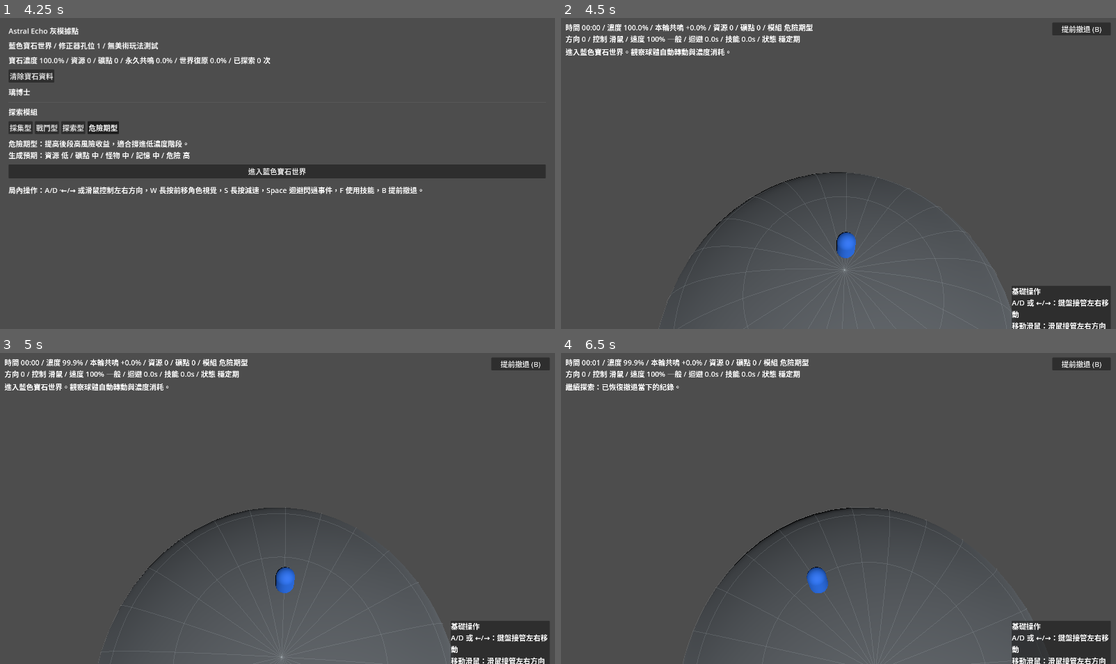
Above: before the commit, frames 1-4 (two rows, left to right).
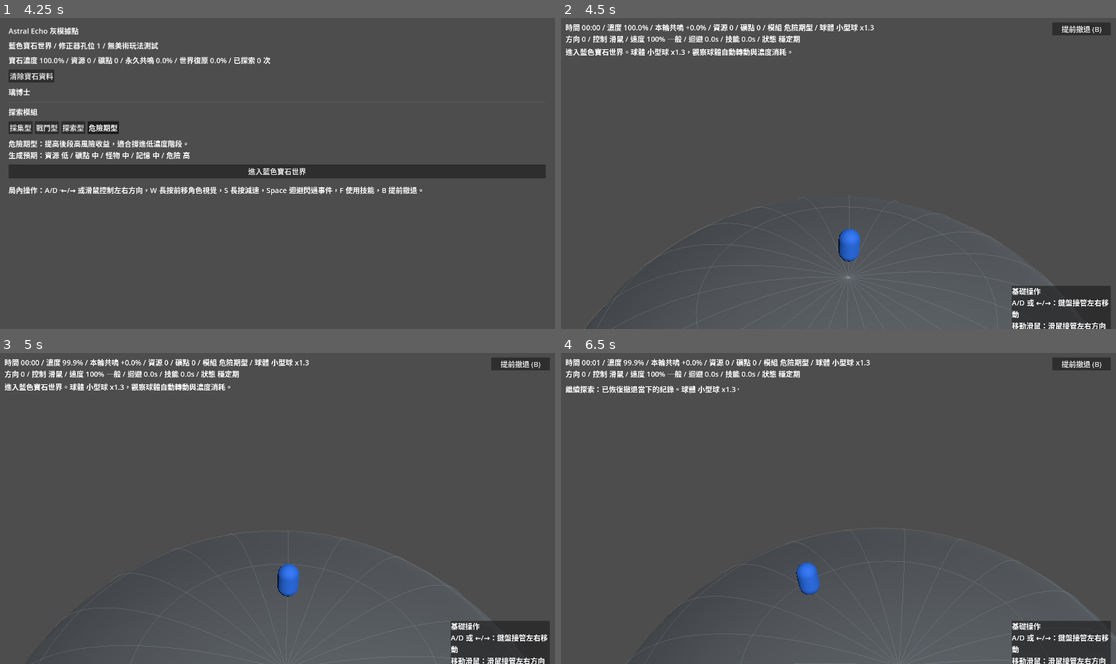
Above: after the commit, the same moments.

Repository: ttww14700-tech/GodotProject-AstralEcho
Game: Godot game, scene res://scenes/Main.tscn
The game is run twice, just before and just after one commit, with the same random seed, the same clock (stepped at 60 frames per second) and the same inputs.
Inputs:
- Up to frame 1 (4.25 s): click "清除寶石資料" at 0.5 s; click "採集型" at 1.25 s; click "戰鬥型" at 2 s; click "探索型" at 2.75 s; click "危險期型" at 3.5 s
- Up to frame 2 (4.5 s): click "進入藍色寶石世界" at 4.25 s
- Up to frame 3 (5 s): no input
- Up to frame 4 (6.5 s): click "提前撤退 (B)" at 5 s; click "繼續探索" at 5.75 s

Frame 1 is identical in both runs. In frame 2, 1.3% of the frame differs, in the area x 7-89%, y 1-98%; in frame 3, 1.2%; in frame 4, 1.6%, in the area x 0-100%, y 1-100%.

Commit message:
Add variable planet size rules

Diff:
--- a/scenes/RunWorld.tscn
+++ b/scenes/RunWorld.tscn
@@ -15,4 +15,4 @@
 player_visual_forward_angle_max = 0.1
 player_visual_forward_shift_speed = 0.5
 planet_visible_height_ratio = 0.5
-camera_fov = 55.0
+camera_fov = 25.0
--- a/scripts/RunWorld.gd
+++ b/scripts/RunWorld.gd
@@ -16,6 +16,11 @@
 const GIANT_MONSTER_SCALE := 2.5
 const NORMAL_MONSTER_MIN_SCALE := 1.1
 const NORMAL_MONSTER_MAX_SCALE := 1.5
+const WORLD_SIZE_OPTIONS := [
+	{"name": "小型球", "scale": 1.3},
+	{"name": "中型球", "scale": 2.2},
+	{"name": "大型球", "scale": 3.0}
+]
 
 @export var world_rotation_speed := 0.5
 @export var giant_monster_world_rotation_speed := 0.1
@@ -52,9 +57,14 @@
 var event_serial := 0
 var control_scheme := "mouse"
 var current_world_rotation_speed := 0.5
+var current_world_size_name := "小型球"
+var current_world_scale := 1.0
+var current_world_radius := WORLD_RADIUS
+var camera_reference_radius := WORLD_RADIUS
 var current_player_visual_forward_angle := 0.0
 var next_giant_resonance_threshold := 10.0
 var active_events: Array[Dictionary] = []
+var pending_resume_data := {}
 var stats := {
 	"resource_events": 0,
 	"mine_events": 0,
@@ -74,14 +84,17 @@
 
 
 func _ready() -> void:
+	randomize()
 	concentration = clampf(GameState.blue_concentration, 0.0, 100.0)
+	pending_resume_data = GameState.consume_resume_run_data()
+	_select_world_size()
 	_build_world()
 	_build_hud()
 	_restore_resume_state()
 	if elapsed > 0.0:
-		_log("繼續探索：已恢復撤退當下的紀錄。")
+		_log("繼續探索：已恢復撤退當下的紀錄。球體 %s x%.1f。" % [current_world_size_name, current_world_scale])
 	else:
-		_log("進入藍色寶石世界。觀察球體自動轉動與濃度消耗。")
+		_log("進入藍色寶石世界。球體 %s x%.1f，觀察球體自動轉動與濃度消耗。" % [current_world_size_name, current_world_scale])
 
 
 func _process(delta: float) -> void:
@@ -97,11 +110,34 @@
 	_update_hud()
 
 
+func _select_world_size() -> void:
+	if not pending_resume_data.is_empty():
+		current_world_size_name = pending_resume_data.get("world_size_name", current_world_size_name)
+		current_world_scale = float(pending_resume_data.get("world_scale", current_world_scale))
+		current_world_radius = float(pending_resume_data.get("world_radius", WORLD_RADIUS * current_world_scale))
+		camera_reference_radius = WORLD_RADIUS
+		return
+
+	var selected: Dictionary = WORLD_SIZE_OPTIONS.pick_random()
+	current_world_size_name = selected["name"]
+	current_world_scale = float(selected["scale"])
+	current_world_radius = WORLD_RADIUS * current_world_scale
+	camera_reference_radius = WORLD_RADIUS
+
+
+func _lane_step() -> float:
+	return LANE_STEP * current_world_scale
+
+
+func _player_move_limit() -> float:
+	return PLAYER_MOVE_LIMIT * current_world_scale
+
+
 func _build_world() -> void:
 	world_mesh = MeshInstance3D.new()
 	var sphere := SphereMesh.new()
-	sphere.radius = WORLD_RADIUS
-	sphere.height = WORLD_RADIUS * 2.0
+	sphere.radius = current_world_radius
+	sphere.height = current_world_radius * 2.0
 	sphere.radial_segments = 48
 	sphere.rings = 24
 	world_mesh.mesh = sphere
@@ -136,7 +172,7 @@
 
 func _create_surface_grid_mesh() -> Mesh:
 	var mesh := ImmediateMesh.new()
-	var radius := WORLD_RADIUS + GRID_RADIUS_OFFSET
+	var radius := current_world_radius + GRID_RADIUS_OFFSET
 	var latitude_steps := 8
 	var longitude_steps := 24
 	var segment_steps := 96
@@ -175,7 +211,7 @@
 
 
 func _apply_camera_settings(camera: Camera3D) -> void:
-	var distance := WORLD_RADIUS * camera_distance_ratio
+	var distance := camera_reference_radius * camera_distance_ratio
 	camera.fov = camera_fov
 	var target := _get_camera_surface_anchor()
 	camera.position = Vector3(0, target.y + _camera_height_for_distance(distance), target.z + distance)
@@ -186,27 +222,27 @@
 	var planet_center := Vector3.ZERO
 	var player_position := _get_gameplay_player_position()
 	if player_position.distance_squared_to(planet_center) < 0.001:
-		player_position = Vector3(0, WORLD_RADIUS + 0.55, 0)
+		player_position = Vector3(0, current_world_radius + 0.55, 0)
 
 	var player_surface_normal := (player_position - planet_center).normalized()
 	var toward_center := -player_surface_normal
-	return player_position + toward_center * WORLD_RADIUS * camera_target_toward_center_ratio
+	return player_position + toward_center * current_world_radius * camera_target_toward_center_ratio
 
 
 func _get_gameplay_player_position() -> Vector3:
-	var local_radius := sqrt(maxf(WORLD_RADIUS * WORLD_RADIUS - lane_target * lane_target, 0.0))
+	var local_radius := sqrt(maxf(current_world_radius * current_world_radius - lane_target * lane_target, 0.0))
 	return Vector3(lane_target, local_radius + 0.55, 0.0)
 
 
 func _get_visual_player_position() -> Vector3:
-	var local_radius := sqrt(maxf(WORLD_RADIUS * WORLD_RADIUS - lane_target * lane_target, 0.0))
+	var local_radius := sqrt(maxf(current_world_radius * current_world_radius - lane_target * lane_target, 0.0))
 	var angle := -current_player_visual_forward_angle
 	return Vector3(lane_target, cos(angle) * local_radius + 0.55, sin(angle) * local_radius)
 
 
 func _camera_height_for_distance(distance: float) -> float:
 	var pitch_height := tan(deg_to_rad(camera_pitch_deg)) * distance
-	var min_height := WORLD_RADIUS * camera_height_ratio
+	var min_height := camera_reference_radius * camera_height_ratio
 	return maxf(pitch_height, min_height)
 
 
@@ -279,15 +315,17 @@
 	var lateral_axis := Input.get_axis("move_left", "move_right")
 	if not is_zero_approx(lateral_axis):
 		control_scheme = "keyboard"
-		lane_target = clampf(lane_target + lateral_axis * LATERAL_SPEED * delta, -PLAYER_MOVE_LIMIT, PLAYER_MOVE_LIMIT)
+		var move_limit := _player_move_limit()
+		lane_target = clampf(lane_target + lateral_axis * LATERAL_SPEED * current_world_scale * delta, -move_limit, move_limit)
 	elif control_scheme == "mouse":
 		var viewport_width := float(get_viewport().get_visible_rect().size.x)
 		if viewport_width > 0.0:
 			var mouse_x := get_viewport().get_mouse_position().x
 			var mouse_ratio := clampf(mouse_x / viewport_width, 0.0, 1.0)
-			var mouse_target := lerpf(-PLAYER_MOVE_LIMIT, PLAYER_MOVE_LIMIT, mouse_ratio)
-			lane_target = move_toward(lane_target, mouse_target, LATERAL_SPEED * delta)
-	player_lane = clampi(roundi(lane_target / LANE_STEP), -1, 1)
+			var move_limit := _player_move_limit()
+			var mouse_target := lerpf(-move_limit, move_limit, mouse_ratio)
+			lane_target = move_toward(lane_target, mouse_target, LATERAL_SPEED * current_world_scale * delta)
+	player_lane = clampi(roundi(lane_target / _lane_step()), -1, 1)
 	if Input.is_action_just_pressed("dodge") and dodge_cooldown <= 0.0:
 		dodge_timer = 0.55
 		dodge_cooldown = 1.1
@@ -379,19 +417,9 @@
 func _solve_camera_composition(camera: Camera3D) -> void:
 	camera.fov = camera_fov
 	camera.v_offset = 0.0
-	var distance := WORLD_RADIUS * camera_distance_ratio
+	var distance := camera_reference_radius * camera_distance_ratio
 	var target := _get_camera_surface_anchor()
 
-	for iteration in 6:
-		_apply_camera_transform(camera, target, distance)
-		_solve_player_screen_y_offset(camera)
-		var planet_top_y := _measure_planet_top_screen_y(camera)
-		var visible_height := 1.0 - planet_top_y
-		var top_error := planet_top_screen_y - planet_top_y
-		var visible_error := planet_visible_height_ratio - visible_height
-		distance = clampf(distance + top_error * WORLD_RADIUS * 1.8 - visible_error * WORLD_RADIUS * 1.2, WORLD_RADIUS * 0.75, WORLD_RADIUS * 3.0)
-
-	camera.v_offset = 0.0
 	_apply_camera_transform(camera, target, distance)
 	_solve_player_screen_y_offset(camera)
 	_print_camera_debug(camera)
@@ -403,23 +431,25 @@
 
 
 func _solve_player_screen_y_offset(camera: Camera3D) -> void:
-	var step := 0.1
-	for iteration in 5:
+	var step := maxf(camera_reference_radius * 0.02, 0.1)
+	var max_correction := camera_reference_radius * 1.5
+	var camera_up := camera.global_transform.basis.y.normalized()
+	for iteration in 8:
 		var current_y := _normalized_screen_y(camera, _get_gameplay_player_position())
 		var error := player_screen_y - current_y
 		if absf(error) < 0.005:
 			return
 
-		var base_offset := camera.v_offset
-		camera.v_offset = base_offset + step
+		var base_position := camera.global_position
+		camera.global_position = base_position + camera_up * step
 		var stepped_y := _normalized_screen_y(camera, _get_gameplay_player_position())
 		var derivative := (stepped_y - current_y) / step
-		camera.v_offset = base_offset
+		camera.global_position = base_position
 
 		if absf(derivative) < 0.0001:
-			camera.v_offset = clampf(base_offset + error * 4.0, -10.0, 10.0)
+			camera.global_position = base_position + camera_up * clampf(error * current_world_radius, -max_correction, max_correction)
 		else:
-			camera.v_offset = clampf(base_offset + error / derivative, -10.0, 10.0)
+			camera.global_position = base_position + camera_up * clampf(error / derivative, -max_correction, max_correction)
 
 
 func _normalized_screen_y(camera: Camera3D, world_position: Vector3) -> float:
@@ -431,9 +461,9 @@
 	var top_y := INF
 	for x_index in range(-4, 5):
 		for z_index in range(-4, 5):
-			var x := float(x_index) / 4.0 * WORLD_RADIUS
-			var z := float(z_index) / 4.0 * WORLD_RADIUS
-			var remaining := WORLD_RADIUS * WORLD_RADIUS - x * x - z * z
+			var x := float(x_index) / 4.0 * current_world_radius
+			var z := float(z_index) / 4.0 * current_world_radius
+			var remaining := current_world_radius * current_world_radius - x * x - z * z
 			if remaining < 0.0:
 				continue
 			var point := Vector3(x, sqrt(remaining), z)
@@ -460,13 +490,15 @@
 	var module_name: String = GameState.get_selected_module_data()["name"]
 	var control_text := "鍵盤" if control_scheme == "keyboard" else "滑鼠"
 	var slow_text := "慢速中" if Input.is_action_pressed("slow_down") else "一般"
-	hud_label.text = "時間 %s / 濃度 %.1f%% / 本輪共鳴 +%.1f%% / 資源 %d / 礦點 %d / 模組 %s\n方向 %d / 控制 %s / 速度 %.0f%% %s / 迴避 %.1fs / 技能 %.1fs / 狀態 %s" % [
+	hud_label.text = "時間 %s / 濃度 %.1f%% / 本輪共鳴 +%.1f%% / 資源 %d / 礦點 %d / 模組 %s / 球體 %s x%.1f\n方向 %d / 控制 %s / 速度 %.0f%% %s / 迴避 %.1fs / 技能 %.1fs / 狀態 %s" % [
 		_format_time(elapsed),
 		concentration,
 		resonance_gained,
 		resources,
 		mine_points,
 		module_name,
+		current_world_size_name,
+		current_world_scale,
 		player_lane,
 		control_text,
 		_get_player_speed_multiplier() * 100.0,
@@ -500,7 +532,7 @@
 		marker.scale = Vector3.ONE * size_multiplier
 	add_child(marker)
 
-	var start_x := float(lane) * LANE_STEP
+	var start_x := float(lane) * _lane_step()
 	var event := {
 		"type": event_type,
 		"lane": lane,
@@ -514,8 +546,8 @@
 
 
 func _position_event(event: Dictionary) -> void:
-	var x: float = event.get("x", float(event["lane"]) * LANE_STEP)
-	var local_radius := sqrt(maxf(WORLD_RADIUS * WORLD_RADIUS - x * x, 0.0))
+	var x: float = event.get("x", float(event["lane"]) * _lane_step())
+	var local_radius := sqrt(maxf(current_world_radius * current_world_radius - x * x, 0.0))
 	var angle: float = event["angle"]
 	var marker: MeshInstance3D = event["node"]
 	marker.position = Vector3(x, cos(angle) * local_radius + 0.18, sin(angle) * local_radius)
@@ -525,10 +557,10 @@
 func _update_monster_chase(event: Dictionary, delta: float) -> void:
 	if event["type"] != "monster":
 		return
-	var monster_x: float = event.get("x", float(event["lane"]) * LANE_STEP)
+	var monster_x: float = event.get("x", float(event["lane"]) * _lane_step())
 	monster_x = move_toward(monster_x, lane_target, MONSTER_CHASE_SPEED * delta)
 	event["x"] = monster_x
-	event["lane"] = clampi(roundi(monster_x / LANE_STEP), -1, 1)
+	event["lane"] = clampi(roundi(monster_x / _lane_step()), -1, 1)
 
 
 func _resolve_event(event: Dictionary) -> void:
@@ -625,6 +657,9 @@
 		"restoration_gained": restoration_gained,
 		"player_lane": player_lane,
 		"lane_target": lane_target,
+		"world_size_name": current_world_size_name,
+		"world_scale": current_world_scale,
+		"world_radius": current_world_radius,
 		"spawn_timer": spawn_timer,
 		"next_giant_resonance_threshold": next_giant_resonance_threshold
 	}
@@ -725,7 +760,8 @@
 
 
 func _restore_resume_state() -> void:
-	var data := GameState.consume_resume_run_data()
+	var data := pending_resume_data
+	pending_resume_data = {}
 	if data.is_empty():
 		return
 
@@ -737,7 +773,10 @@
 	elapsed = data.get("elapsed", elapsed)
 	entered_danger = data.get("entered_danger", entered_danger)
 	player_lane = data.get("player_lane", player_lane)
-	lane_target = data.get("lane_target", player_lane * LANE_STEP)
+	lane_target = data.get("lane_target", player_lane * _lane_step())
+	current_world_size_name = data.get("world_size_name", current_world_size_name)
+	current_world_scale = float(data.get("world_scale", current_world_scale))
+	current_world_radius = float(data.get("world_radius", current_world_radius))
 	spawn_timer = data.get("spawn_timer", spawn_timer)
 	next_giant_resonance_threshold = data.get("next_giant_resonance_threshold", _next_giant_threshold_after(resonance_gained))
 	for key in stats.keys():
Not shown, changed: AGENTS.md
